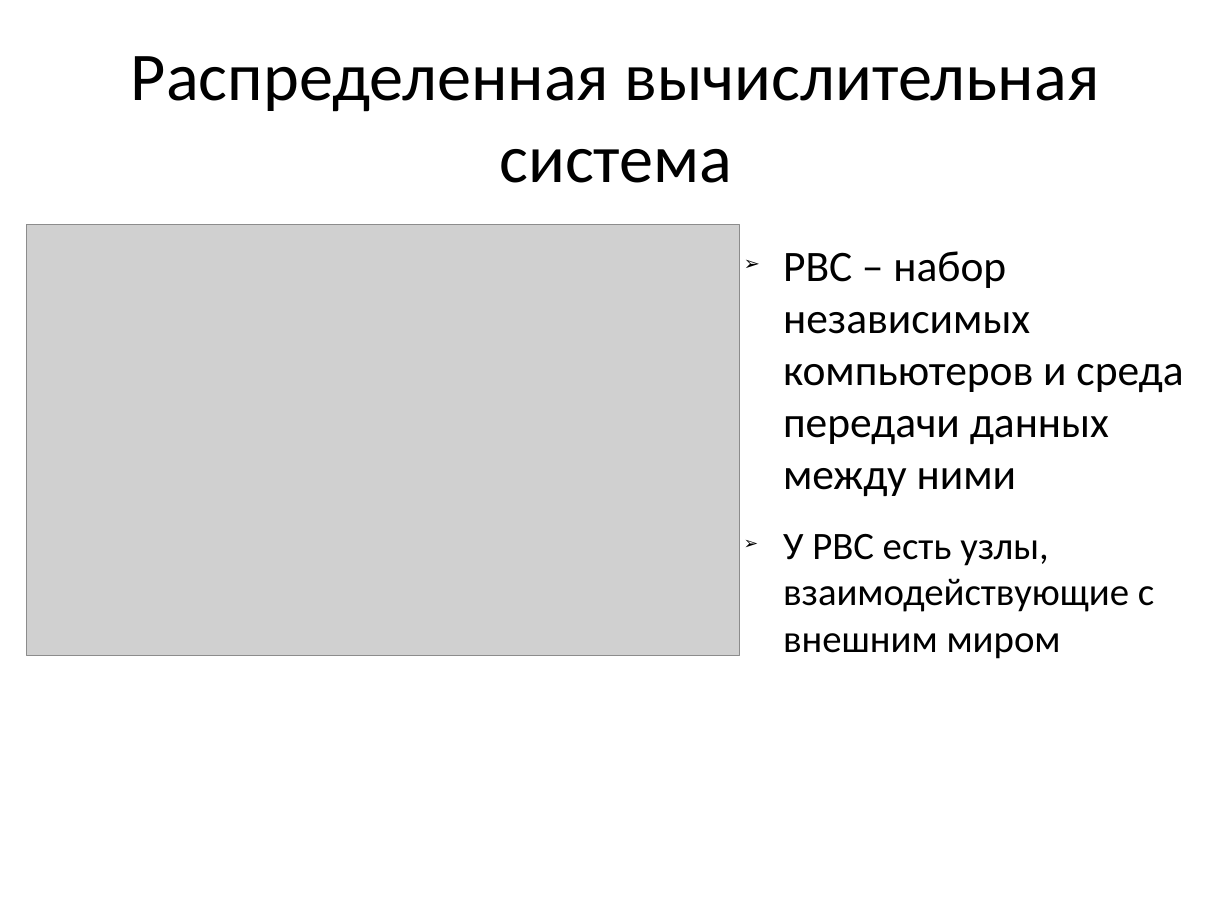
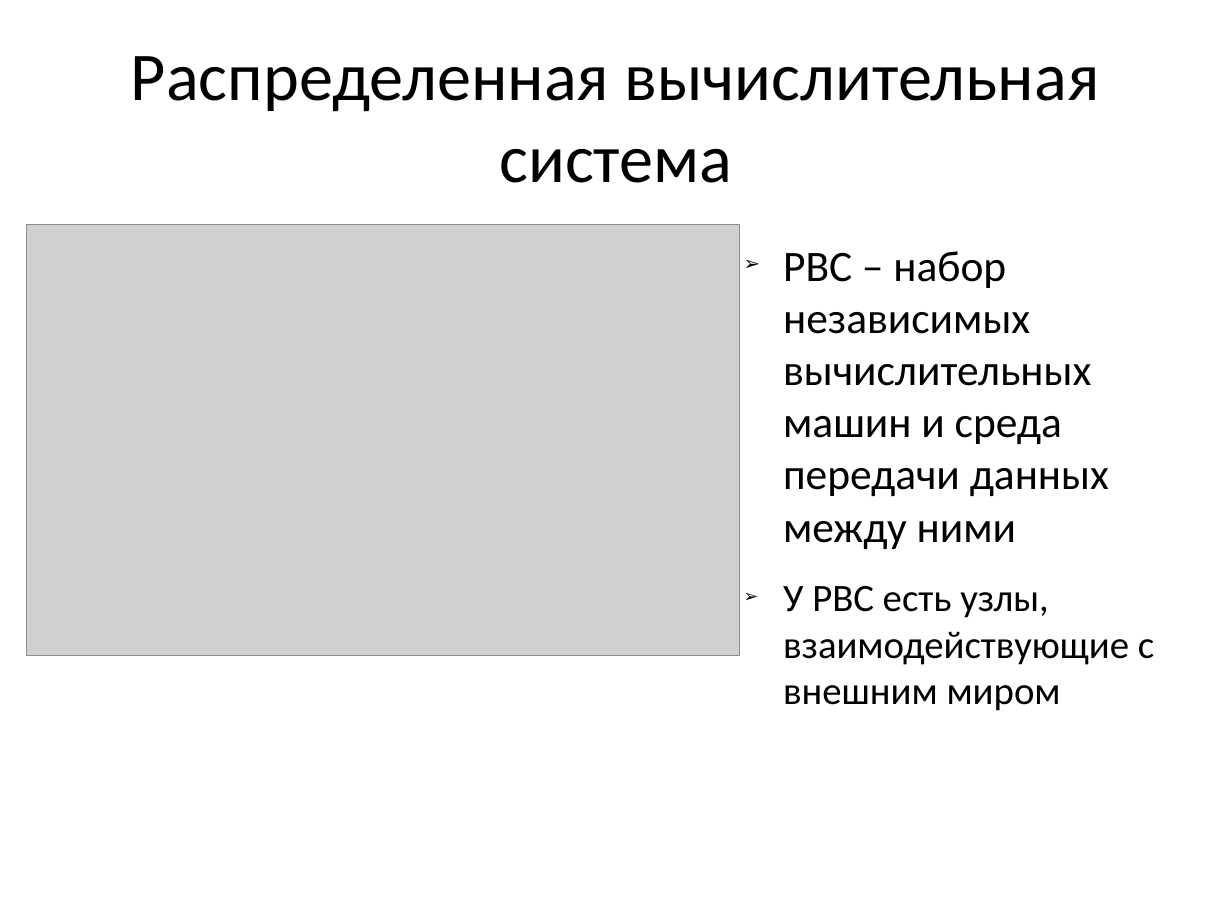
Before and after one commit to Gerold103/the_course, a slide deck: slide 2 of Курсовая.pptx. Drawn at 1232x924 pixels with LibreOffice and Linux fonts; fonts in the diff are those of the drawing; grey boxes stand for pictures; background and template pictures are left out. Boxes give left, top, right and bottom in pixels: in the first picture for what was removed or moved away, otherwise in the second. Text is boxed around its words. In the diff, an @@ line names an element or a change of style, - is before the commit and + after.

```diff
--- a/Курсовая.pptx
+++ b/Курсовая.pptx
@@ text at box(783, 251, 1109, 549): text changed @@
-➢ РВС – набор независимых компьютеров и среда передачи данных между ними
+➢ РВС – набор независимых вычислительных машин и среда передачи данных между ними
```
Also in this commit, not shown: 7 other slides changed, 18 other files.
